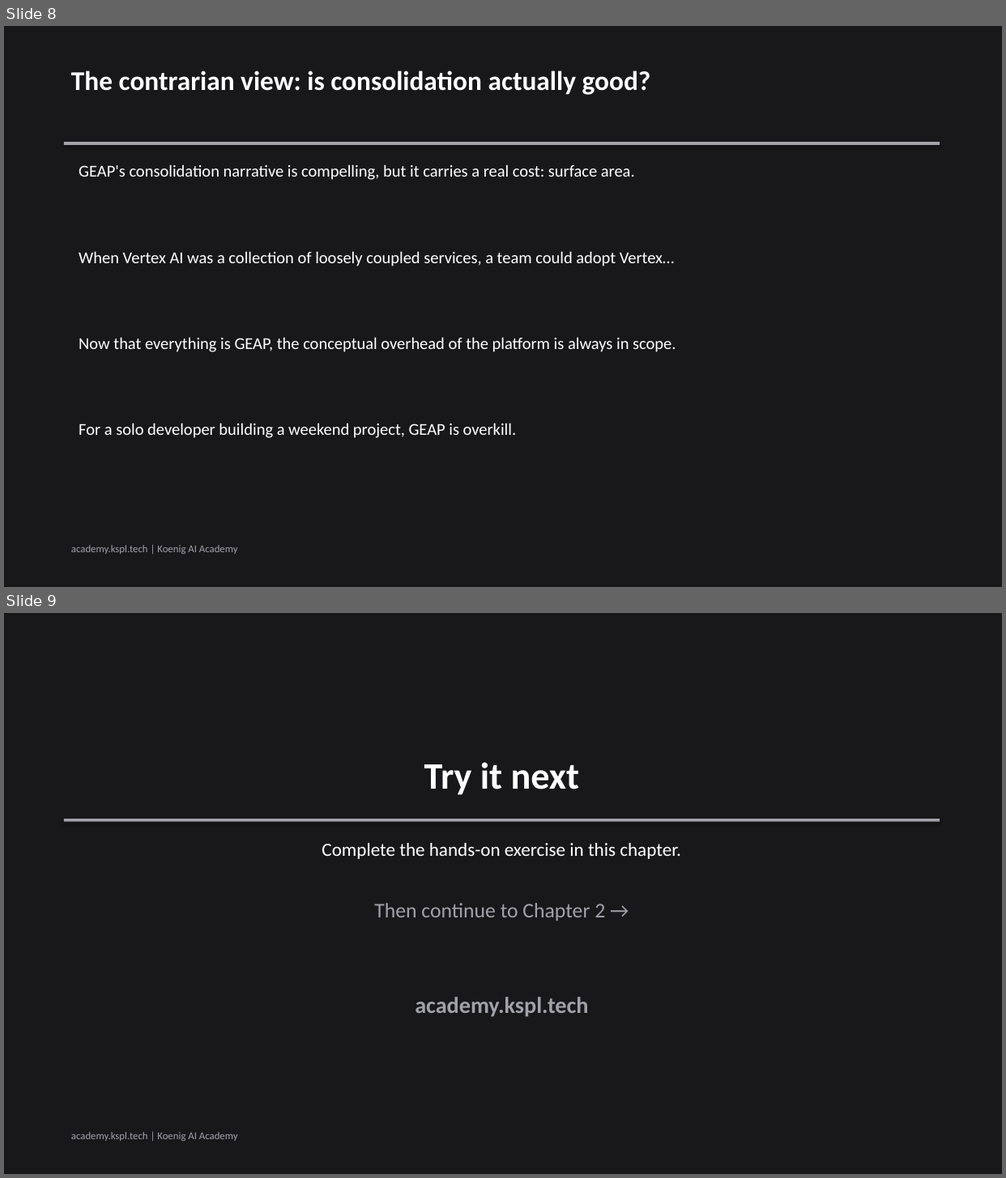
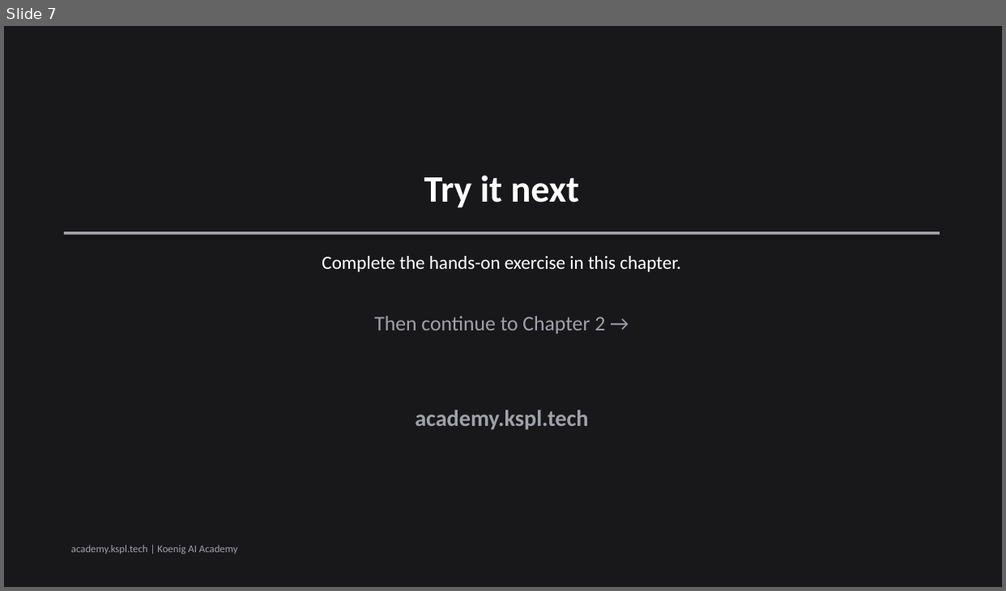
Before and after one commit to Koenig-Solutions-Private-Limited/koenig-ai-org, a slide deck: vault/courses/gemini-enterprise-agents/ch01-slides.pptx. Shown one above the other, each under a label of ours: slides 8 and 9 before the commit, slide 7 after it. The pictures are 1006x1178 and 1006x591 pixels, drawn with LibreOffice and Linux fonts; fonts in the diff are those of the drawing. Boxes give left, top, right and bottom in pixels: in the first picture for what was removed or moved away, otherwise in the second. Text is boxed around its words. In the diff, an @@ line names an element or a change of style, - is before the commit and + after.

```diff
--- a/vault/courses/gemini-enterprise-agents/ch01-slides.pptx
+++ b/vault/courses/gemini-enterprise-agents/ch01-slides.pptx
@@ slide 8 removed at [4,26,1002,587], background #18181B @@
@@ text removed at [71,71,651,95] @@
-The contrarian view: is consolidation actually good?
@@ rectangle removed at [64,142,940,145] @@
@@ text removed at [79,165,635,180] @@
-GEAP's consolidation narrative is compelling, but it carries a real cost: surface area.
@@ text removed at [79,251,674,267] @@
-When Vertex AI was a collection of loosely coupled services, a team could adopt Vertex…
@@ text removed at [79,337,675,352] @@
-Now that everything is GEAP, the conceptual overhead of the platform is always in scope.
@@ text removed at [79,423,517,438] @@
-For a solo developer building a weekend project, GEAP is overkill.
@@ text removed at [71,545,238,554] @@
-academy.kspl.tech | Koenig AI Academy
@@ what was slide 9 is now slide 7 @@
```
Also in this commit, not shown: 4 slides changed, 1 other slide removed, 3 other files.
